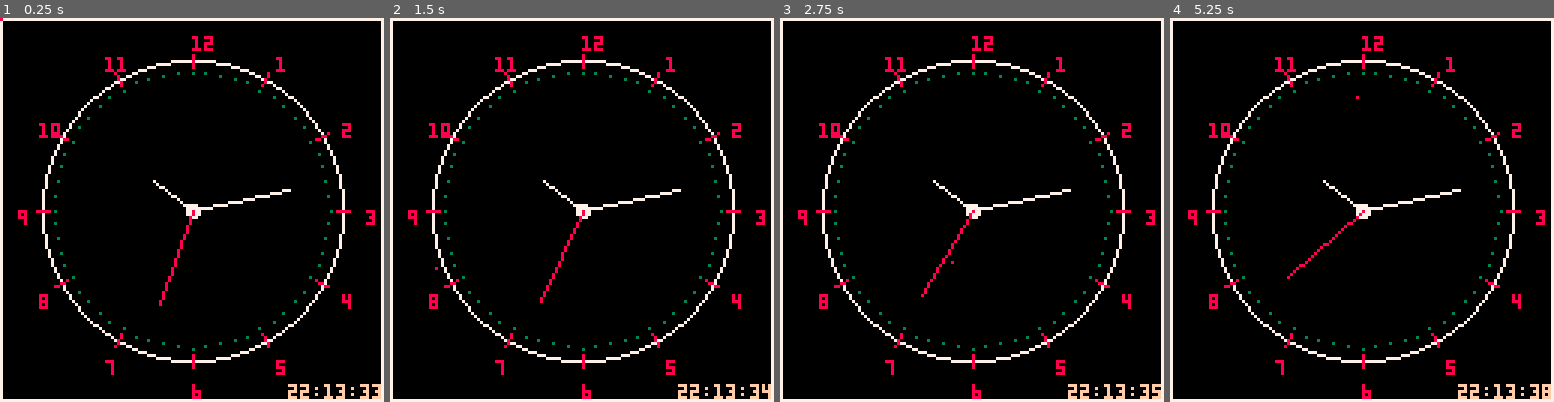
Above: before the commit, frames 1-4 (left to right).
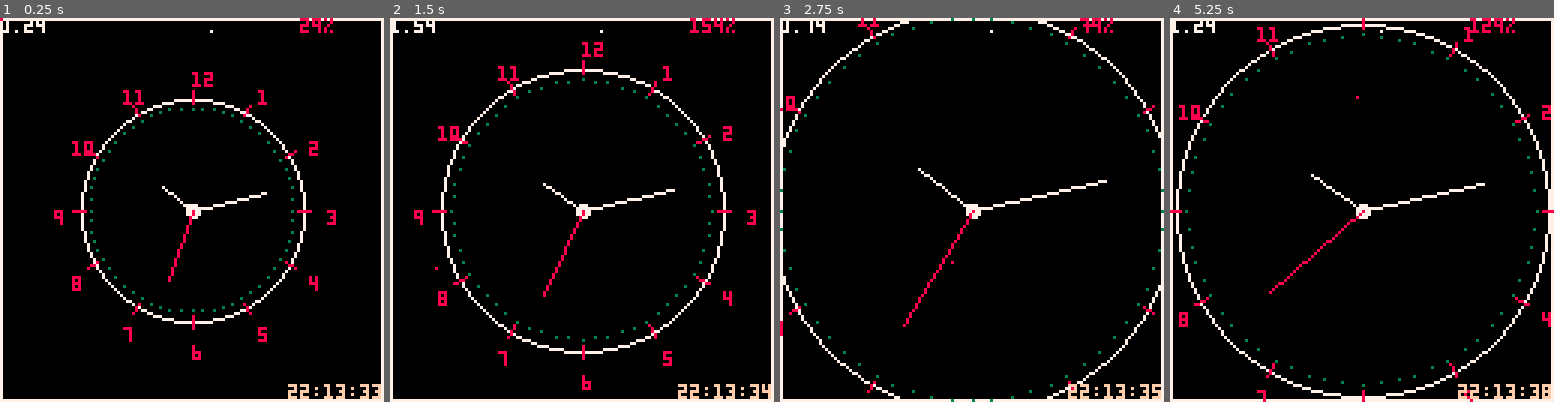
Above: after the commit, the same moments.

Repository: wordsamoment/pico-8
Game: PICO-8 cartridge carts/wordsamoment/demos/clock/clock.p8
Two runs of this game, one before a commit and one after it. Both use one fixed random seed, a clock stepped at 60 frames per second and the inputs below.
Inputs (mouse positions are in pixels of both pictures, inside the frame that each line leads up to):
- Up to frame 1 (0.25 s): no input
- Up to frame 2 (1.5 s): click (670, 121) at 0.67 s; click (436, 267) at 1.22 s
- Up to frame 3 (2.75 s): click (887, 114) at 1.77 s; click (952, 259) at 2.32 s
- Up to frame 4 (5.25 s): click (1404, 106) at 2.87 s; click (1465, 256) at 3.42 s; click (1231, 102) at 3.97 s; click (1292, 248) at 4.52 s; click (1354, 94) at 5.07 s

The runs differ from the first frame. In frame 1, 6.4% of the frame differs, in the area x 0-98%, y 0-100%; in frame 2, 6.3%; in frame 3, 5.7%; in frame 4, 7.0%, in the area x 0-100%, y 0-100%.

Commit message:
Demo me nino

Diff:
--- a/carts/wordsamoment/demos/clock/clock.p8
+++ b/carts/wordsamoment/demos/clock/clock.p8
@@ -57,8 +57,8 @@
 	line(x1, y1, x2, y2, markerColor)
 end
 
--- Maps the angle back to a 12-hour clock digit (0-11) centered relative to 3 o'clock (0°).
--- Formula: (-1/30 * angle + 3) % 12 converts 30° steps into counter-clockwise clock face numbers.
+-- Maps the angle back to a 12-hour clock digit (0-11) centered relative to 3 o'clock (0るぬ).
+-- Formula: (-1/30 * angle + 3) % 12 converts 30るぬ steps into counter-clockwise clock face numbers.
 
 -- make rendering in better place. look up font size glyph size in pico.
 function printHourNumbers(circleCenterX, circleCenterY, circleRadius, numberPosOffset, numberAngle, numberColor)
@@ -80,9 +80,10 @@
 end
 
 function animateSize()
-	elapsedTime = (time() / duration) % 2
+	elapsedTime = time() % 2
 
 	if flr(elapsedTime) < 1 then
+		-- f(x) = A + (B - A)*x
 		radius = start_radius + (end_radius - start_radius) * elapsedTime
 	elseif flr(elapsedTime) >= 1 then
 		radius = end_radius + (start_radius - end_radius) * (elapsedTime - 1)
@@ -90,7 +91,7 @@
 end
 
 ------ CLOCK HANDLES -----------------------
--- Converts 12-hour or 60-minute time values to standard 360° positions.
+-- Converts 12-hour or 60-minute time values to standard 360るぬ positions.
 function drawClockHandle(type, time, circleRadius, handleColor)
 	local handleLength, handleAngle, handleFraction, scalar = nil, nil, 0, nil
 	if type == "hour" then
@@ -123,8 +124,8 @@
 
 	-- Clock properties
 	centerX, centerY = 64, 64
-	start_radius = 50
-	end_radius = 70
+	start_radius = 20
+	end_radius = 80
 	radius = start_radius
 
 	-- Animation parameters
@@ -141,7 +142,7 @@
 	mouse.y = stat(33)
 	-- centerX = mouse.x
 	-- centerY = mouse.y
-	-- animateSize()
+	animateSize()
 end
 
 function _draw()
@@ -157,11 +158,11 @@
 	drawClockHandles()
 
 	printFullTime(96, 122, COLORS.PEACH)
-	-- printTimer()
-	-- print(flr(elapsedTime * 100) .. "%", 100, 0, COLORS.RED)
-	-- pset(animateLine(), 5, COLORS.RED)
-	-- pset(10, 4, COLORS.WHITE)
-	-- pset(70, 4, COLORS.WHITE)
+	printTimer()
+	print(flr(elapsedTime * 100) .. "%", 100, 0, COLORS.RED)
+
+	pset(10, 4, COLORS.WHITE)
+	pset(70, 4, COLORS.WHITE)
 	pset(mouse.x, mouse.y, COLORS.RED)
 end
 
@@ -169,9 +170,11 @@
 ------lines
 
 __gfx__
-00000000000000000000000000000000000000000000000000000000000000000000000000000000000000000000000000000000000000000000000000000000
-00000000000000000000000000000000000000000000000000000000000000000000000000000000000000000000000000000000000000000000000000000000
-00700700000000000000000000000000000000000000000000000000000000000000000000000000000000000000000000000000000000000000000000000000
-00077000000000000000000000000000000000000000000000000000000000000000000000000000000000000000000000000000000000000000000000000000
-00077000000000000000000000000000000000000000000000000000000000000000000000000000000000000000000000000000000000000000000000000000
-00700700000000000000000000000000000000000000000000000000000000000000000000000000000000000000000000000000000000000000000000000000
+82225555555555550000000000000000000000000066660000000000000000000000000000000000000000000000000000000000000000000000000000000000
+00000000000000000000000000000000000000000600006000000000000000000000000000000000000000000000000000000000000000000000000000000000
+55550555555505550000000000000000000000006099990600000000000000000000000000000000000000000000000000000000000000000000000000000000
+66550666665506660000000000000000000000006099990600000000000000000000000000000000000000000000000000000000000000000000000000000000
+00000000000000000000000000000000000000006099990600000000000000000000000000000000000000000000000000000000000000000000000000000000
+66666666666666660000000000000000000000006099990600000000000000000000000000000000000000000000000000000000000000000000000000000000
+66066666660666660000000000000000000000000600006000000000000000000000000000000000000000000000000000000000000000000000000000000000
+66666666666666660000000000000000000000000066660000000000000000000000000000000000000000000000000000000000000000000000000000000000
